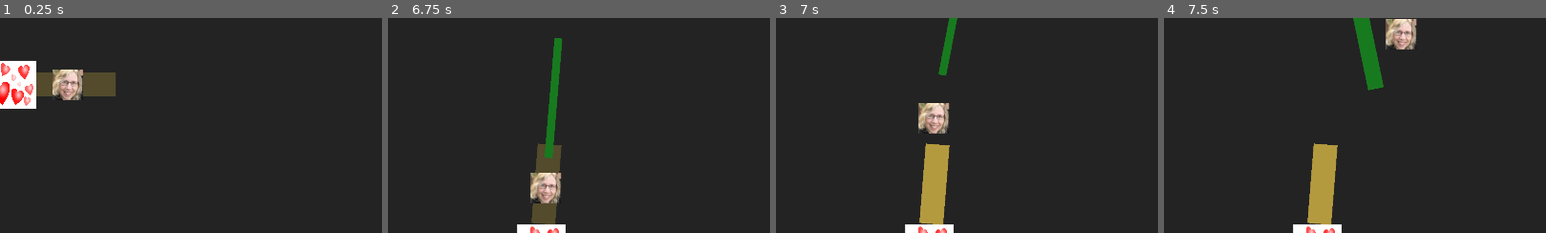
Above: before the commit, frames 1-4 (left to right).
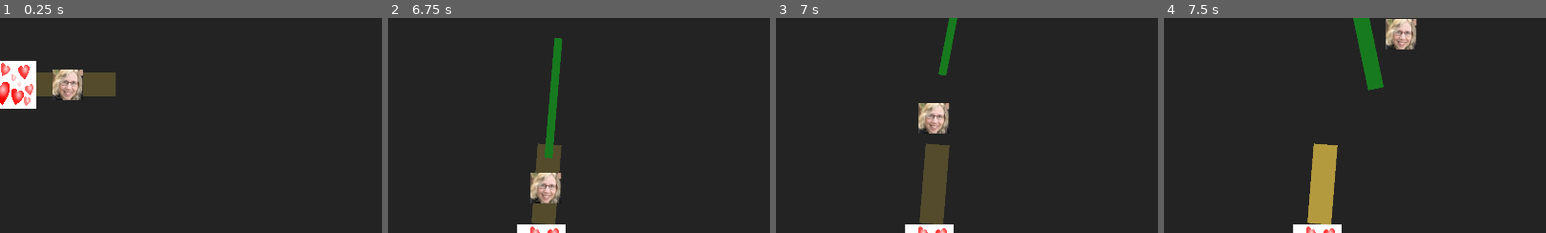
Above: after the commit, the same moments.

Repository: z3roco01/2025-skills-game
Game: Godot game, scene res://scenes/main.tscn
Two runs of this game, one before a commit and one after it. Both use one fixed random seed, a clock stepped at 60 frames per second and the inputs below.
Inputs (mouse positions are % of the whole screen's width and height, from its top left):
- Up to frame 1 (0.25 s): no input
- Up to frame 2 (6.75 s): move the mouse to (72, 45) at 0.52 s; hold D (right) 0.53-1.28 s; tap Shift (dash) at 0.6, 2.85, 5.1 s; click (72, 45) at 0.67 s; move the mouse to (30, 55) at 1.27 s; hold S (back) 1.28-2.03 s; click (30, 55) at 1.35 s; move the mouse to (60, 28) at 2.02 s; hold D (right) 2.03-2.78 s; right-click (60, 28) at 2.1 s; move the mouse to (45, 70) at 2.77 s; hold W (up) 2.78-3.53 s; click (45, 70) at 2.92 s; move the mouse to (80, 65) at 3.52 s; hold A (left) 3.53-5.03 s; click (80, 65) at 3.6 s; move the mouse to (20, 35) at 4.27 s; right-click (20, 35) at 4.35 s; move the mouse to (55, 50) at 5.02 s; hold S (back) 5.03-5.78 s; click (55, 50) at 5.17 s; tap Enter at 5.75 s; move the mouse to (35, 25) at 5.77 s; hold D (right) 5.78-6.53 s; click (35, 25) at 5.85 s; move the mouse to (72, 45) at 6.52 s; hold W (up) from 6.53 s (still down); right-click (72, 45) at 6.6 s
- Up to frame 3 (7 s): keep holding W (up)
- Up to frame 4 (7.5 s): move the mouse to (30, 55) at 7.27 s; release W (up) at 7.28 s; hold D (right) from 7.28 s (still down); tap Shift (dash) at 7.35 s; click (30, 55) at 7.42 s
The pictures show only the part of the screen within x 50-100%, y 33-83%; the shares and areas given below are measured in that part.

Frames 1-2 are identical in both runs. In frame 3, 2.3% of the frame differs, in the area x 37-46%, y 58-97%; in frame 4, nothing differs.

Commit message:
idek ill fix it tmrw

Diff:
--- a/scenes/carmile_enemy.tscn
+++ b/scenes/carmile_enemy.tscn
@@ -74,14 +74,17 @@
 color = Color(0.898039, 0.760784, 0.282353, 0)
 
 [node name="backstabTimer" type="Timer" parent="."]
+process_callback = 0
 wait_time = 0.25
 one_shot = true
 
 [node name="shieldTimer" type="Timer" parent="."]
+process_callback = 0
 wait_time = 10.0
 one_shot = true
 
 [node name="earthquakeTimer" type="Timer" parent="."]
+process_callback = 0
 wait_time = 0.25
 one_shot = true
 
--- a/scenes/player.tscn
+++ b/scenes/player.tscn
@@ -24,9 +24,11 @@
 shape = SubResource("RectangleShape2D_d2wxn")
 
 [node name="dashCooldown" type="Timer" parent="."]
+process_callback = 0
 one_shot = true
 
 [node name="slashTimer" type="Timer" parent="."]
+process_callback = 0
 wait_time = 0.282
 one_shot = true
 
--- a/scripts/carmile_enemy.gd
+++ b/scripts/carmile_enemy.gd
@@ -36,7 +36,8 @@
 			attackCooldown = 100
 		else:
 			earthquake()
-			attackCooldown = 150
+			print("EARTH END")
+			attackCooldown = 250
 
 # an attack that will trigger once chosen
 # will teleport behind player then stab them
@@ -91,25 +92,34 @@
 
 	playerEarthquakeDamage = false
 	earthquakeTimer.start()
+	# wait a little bit before earthquaking
+	await earthquakeTimer.timeout
+	earthquakeTimer.start()
 	# do first check of inner circle
 	while(!earthquakeTimer.is_stopped() and !playerEarthquakeDamage):
-		if(distanceToPlayer() <= INNER_RADIUS and !playerEarthquakeDamage):
+		if(distanceToPlayer() <= INNER_RADIUS):
 			player.decrementHealth(INNER_DAMAGE)
+			print("in dam")
 			playerEarthquakeDamage = true
+	print("in fin")
 	# then check middle
 	playerEarthquakeDamage = false
 	earthquakeTimer.start()
-	while(!earthquakeTimer.is_stopped()):
-		if(distanceToPlayer() > INNER_RADIUS and distanceToPlayer() <= MIDDLE_RADIUS and !playerEarthquakeDamage):
+	while(!earthquakeTimer.is_stopped() and !playerEarthquakeDamage):
+		if(distanceToPlayer() > INNER_RADIUS and distanceToPlayer() <= MIDDLE_RADIUS):
 			player.decrementHealth(MIDDLE_DAMAGE)
+			print(" mid dam")
 			playerEarthquakeDamage = true
+	print("mid fin")
 	# then check outer
 	playerEarthquakeDamage = false
 	earthquakeTimer.star()
-	while(!earthquakeTimer.is_stopped()):
-		if(distanceToPlayer() > MIDDLE_RADIUS and distanceToPlayer() <= OUTER_RADIUS and !playerEarthquakeDamage):
+	while(!earthquakeTimer.is_stopped() and !playerEarthquakeDamage):
+		if(!distanceToPlayer() > MIDDLE_RADIUS and distanceToPlayer() <= OUTER_RADIUS):
 			player.decrementHealth(OUTER_DAMAGE)
+			print("out dam")
 			playerEarthquakeDamage = true
+	print("out fin")
 
 	setEarthquakes(false)
 
